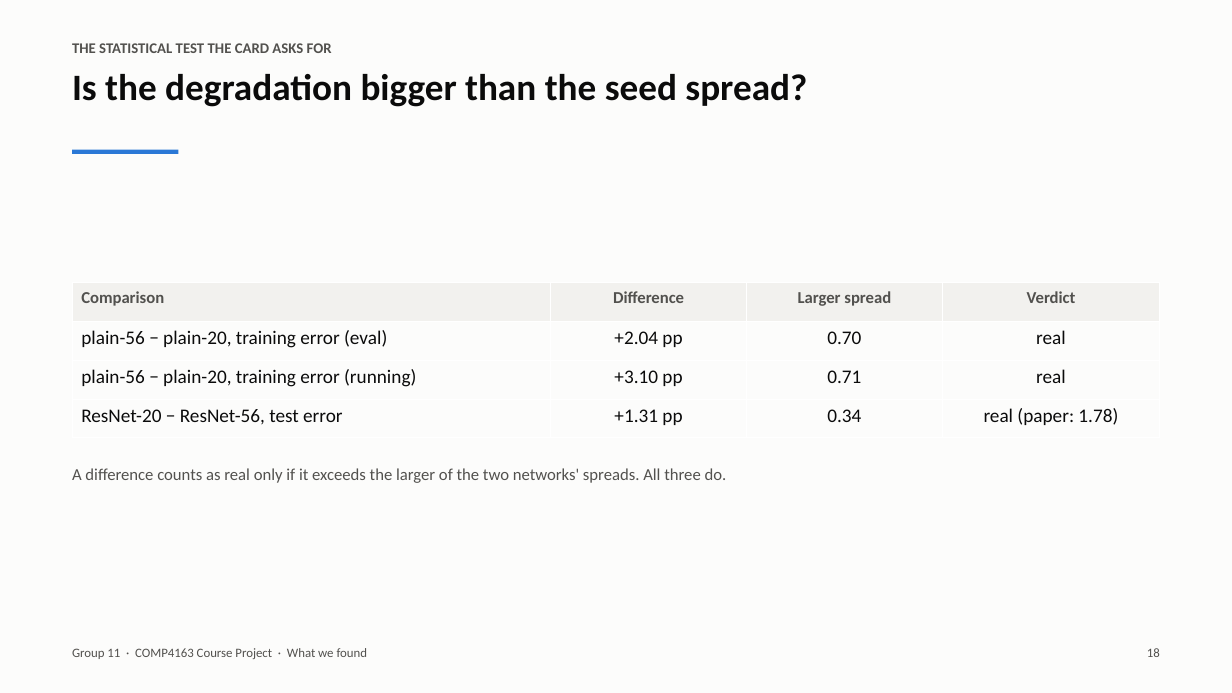
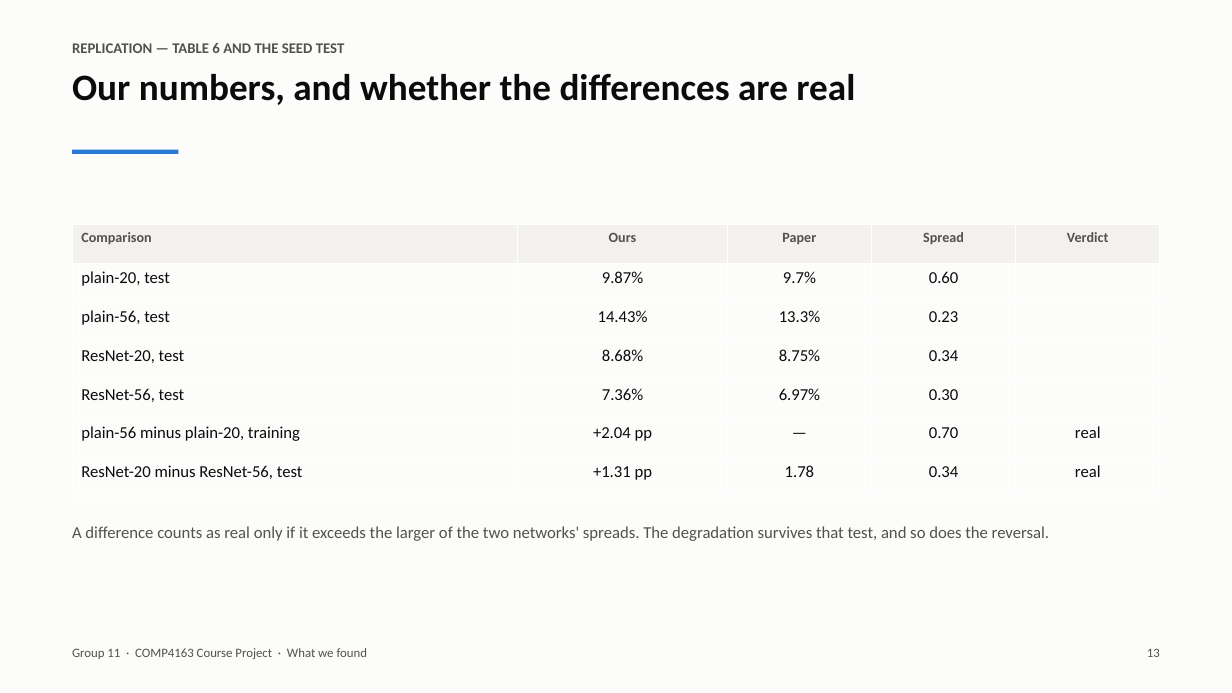
Before and after one commit to v68md6ttb2-ux/COMP4163-ResNet-Degradation, a slide deck: slide 13 of report/slides.pptx (slide 18 before the commit). Drawn at 1232x693 pixels with LibreOffice and Linux fonts; fonts in the diff are those of the drawing. Boxes give left, top, right and bottom in pixels: in the first picture for what was removed or moved away, otherwise in the second. Text is boxed around its words. In the diff, an @@ line names an element or a change of style, - is before the commit and + after.

```diff
--- a/report/slides.pptx
+++ b/report/slides.pptx
@@ text at (72, 43, 345, 53): text changed @@
-THE STATISTICAL TEST THE CARD ASKS FOR
+REPLICATION — TABLE 6 AND THE SEED TEST
@@ text at (72, 74, 855, 105): text changed @@
-Is the degradation bigger than the seed spread?
+Our numbers, and whether the differences are real
@@ table at (72, 225, 1160, 496) @@
-Comparison | Difference | Larger spread | Verdict
-plain-56 − plain-20, training error (eval) | +2.04 pp | 0.70 | real
-plain-56 − plain-20, training error (running) | +3.10 pp | 0.71 | real
-ResNet-20 − ResNet-56, test error | +1.31 pp | 0.34 | real (paper: 1.78)
+Comparison | Ours | Paper | Spread | Verdict
+plain-20, test | 9.87% | 9.7% | 0.60 | 
+plain-56, test | 14.43% | 13.3% | 0.23 | 
+ResNet-20, test | 8.68% | 8.75% | 0.34 | 
+ResNet-56, test | 7.36% | 6.97% | 0.30 | 
+plain-56 minus plain-20, training | +2.04 pp | — | 0.70 | real
+ResNet-20 minus ResNet-56, test | +1.31 pp | 1.78 | 0.34 | real
@@ table: place and size @@
-table at (72, 283, 1160, 438)
+table at (72, 225, 1160, 496)
@@ text at (72, 526, 1049, 541): text changed @@
-A difference counts as real only if it exceeds the larger of the two networks' spreads. All three do.
+A difference counts as real only if it exceeds the larger of the two networks' spreads. The degradation survives that test, and so does the reversal.
@@ text at (1147, 648, 1160, 657): text changed @@
-18
+13
```
Also in this commit, not shown: 22 other slides changed, 12 slides removed, 1 other file.
